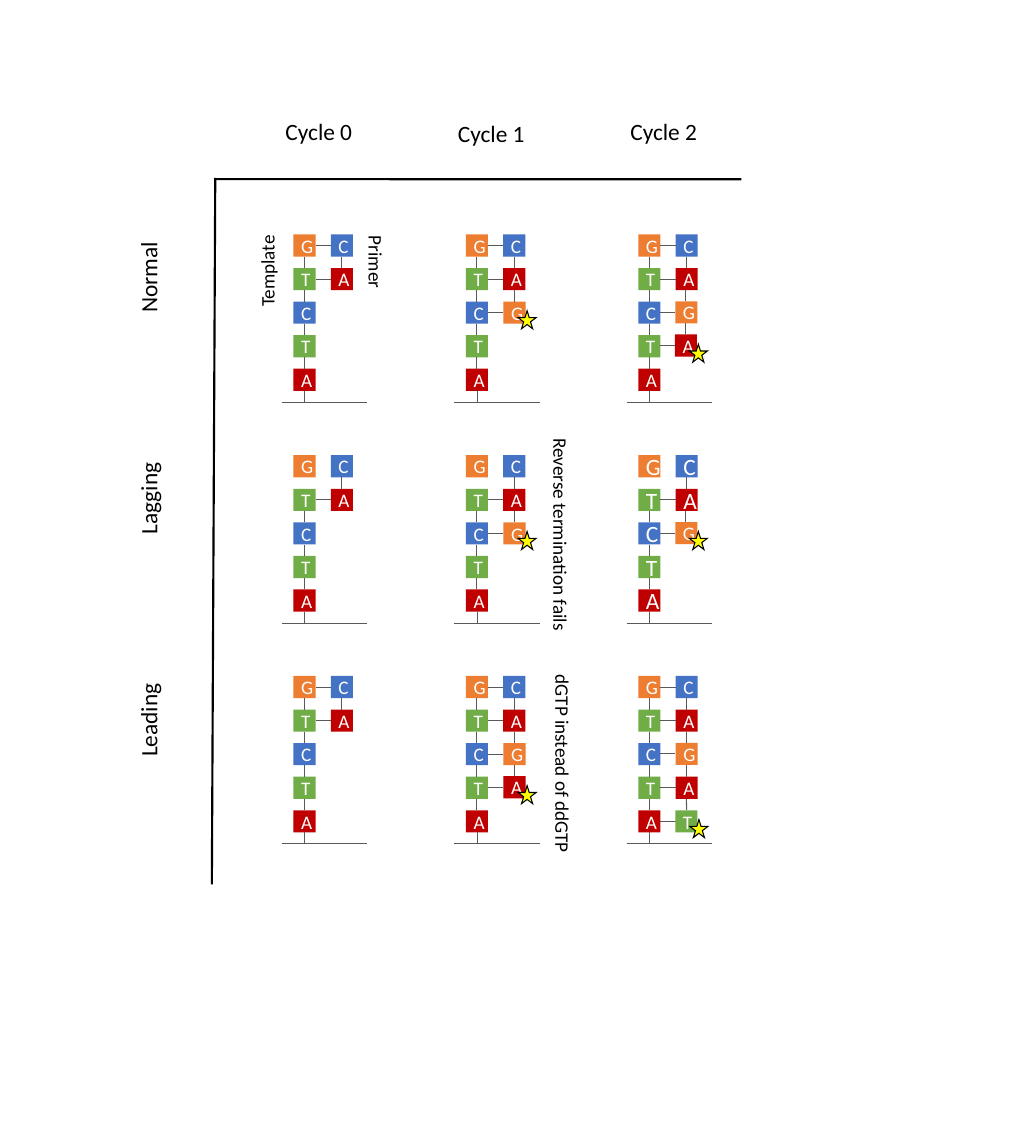
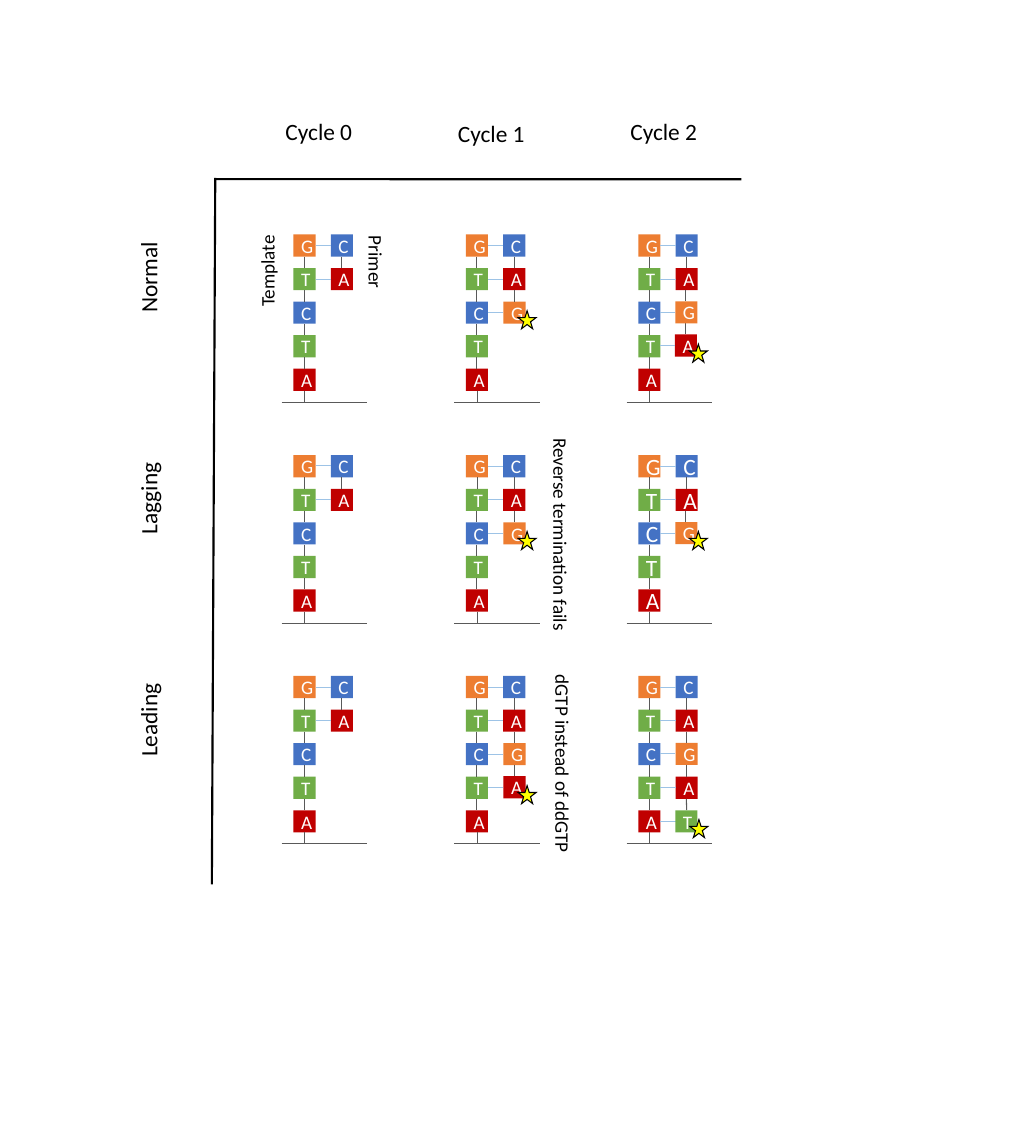
Before and after one commit to laurashen/data-science-sequencing.github.io, a slide deck: slide 1 of Win2018/assets/lecture3/lecture3.pptx. Drawn at 1020x1148 pixels with LibreOffice and Linux fonts; fonts in the diff are those of the drawing. Boxes give left, top, right and bottom in pixels: in the first picture for what was removed or moved away, otherwise in the second. Text is boxed around its words. In the diff, an @@ line names an element or a change of style, - is before the commit and + after.

```diff
--- a/Win2018/assets/lecture3/lecture3.pptx
+++ b/Win2018/assets/lecture3/lecture3.pptx
@@ line (316, 246) - (331, 246): stroke #595959 1 pt to #9DC3E6 1 pt @@
@@ line (488, 246) - (503, 246): stroke #595959 1 pt to #9DC3E6 1 pt @@
@@ line (660, 246) - (676, 246): stroke #595959 1 pt to #9DC3E6 1 pt @@
@@ line (316, 279) - (331, 279): stroke #595959 1 pt to #9DC3E6 1 pt @@
@@ line (488, 279) - (503, 279): stroke #595959 1 pt to #9DC3E6 1 pt @@
@@ line (660, 279) - (676, 279): stroke #595959 1 pt to #9DC3E6 1 pt @@
@@ line (488, 313) - (503, 313): stroke #595959 1 pt to #9DC3E6 1 pt @@
@@ line (660, 312) - (675, 312): stroke #595959 1 pt to #9DC3E6 1 pt @@
@@ line (660, 346) - (675, 346): stroke #595959 1 pt to #9DC3E6 1 pt @@
@@ line added from (305, 477) to (305, 489), #595959 1 pt @@
@@ line added from (316, 466) to (331, 466), #9DC3E6 1 pt @@
@@ line added from (477, 477) to (477, 489), #595959 1 pt @@
@@ line added from (488, 466) to (503, 466), #9DC3E6 1 pt @@
@@ line added from (650, 477) to (650, 489), #595959 1 pt @@
@@ line added from (660, 466) to (676, 466), #9DC3E6 1 pt @@
@@ line (316, 500) - (331, 500): stroke #595959 1 pt to #9DC3E6 1 pt @@
@@ line (488, 500) - (503, 500): stroke #595959 1 pt to #9DC3E6 1 pt @@
@@ line (660, 500) - (676, 500): stroke #595959 1 pt to #9DC3E6 1 pt @@
@@ line (488, 533) - (503, 533): stroke #595959 1 pt to #9DC3E6 1 pt @@
@@ line (660, 533) - (675, 533): stroke #595959 1 pt to #9DC3E6 1 pt @@
@@ line (316, 687) - (331, 687): stroke #595959 1 pt to #9DC3E6 1 pt @@
@@ line (488, 687) - (503, 687): stroke #595959 1 pt to #9DC3E6 1 pt @@
@@ line (660, 687) - (676, 687): stroke #595959 1 pt to #9DC3E6 1 pt @@
@@ line (316, 721) - (331, 721): stroke #595959 1 pt to #9DC3E6 1 pt @@
@@ line (488, 721) - (503, 721): stroke #595959 1 pt to #9DC3E6 1 pt @@
@@ line (660, 721) - (676, 721): stroke #595959 1 pt to #9DC3E6 1 pt @@
@@ line (488, 754) - (503, 754): stroke #595959 1 pt to #9DC3E6 1 pt @@
@@ line (660, 754) - (675, 754): stroke #595959 1 pt to #9DC3E6 1 pt @@
@@ line (488, 787) - (503, 787): stroke #595959 1 pt to #9DC3E6 1 pt @@
@@ line (660, 787) - (676, 787): stroke #595959 1 pt to #9DC3E6 1 pt @@
@@ line (660, 821) - (676, 821): stroke #595959 1 pt to #9DC3E6 1 pt @@
```
Also in this commit, not shown: 2 other files.
